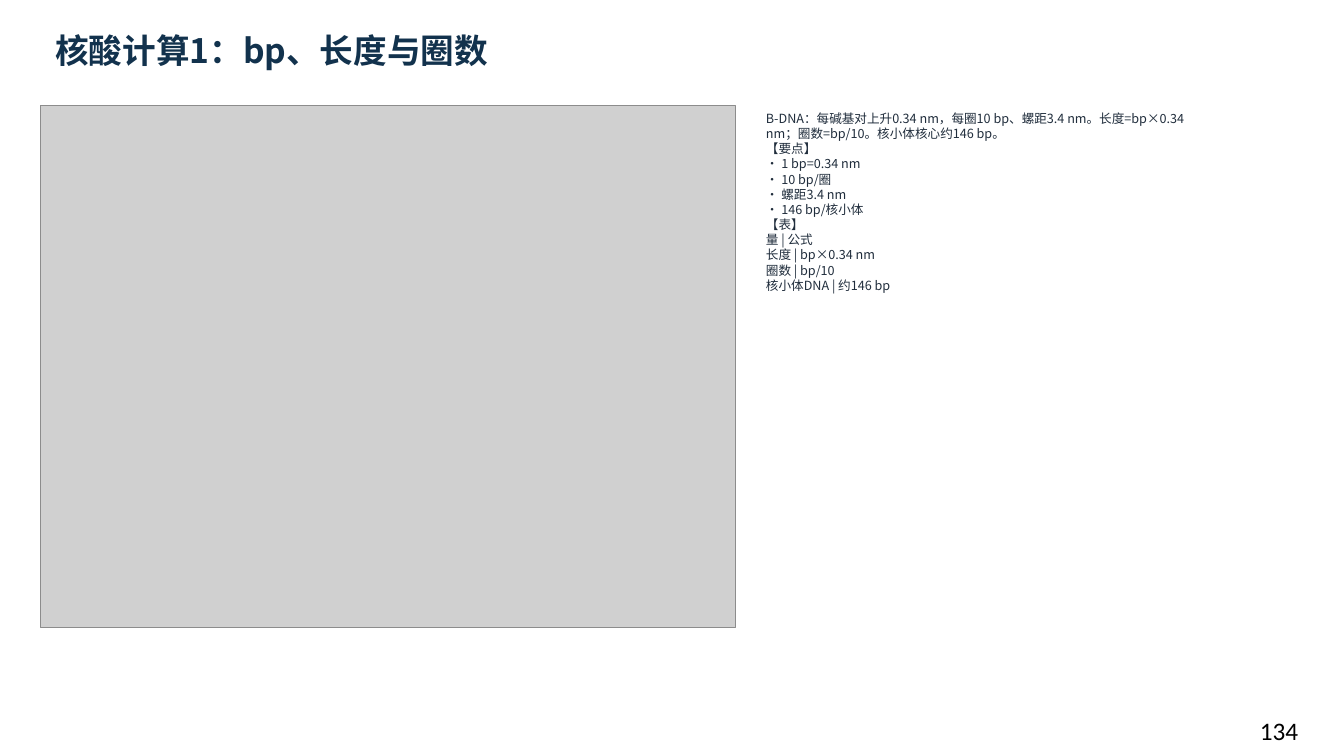
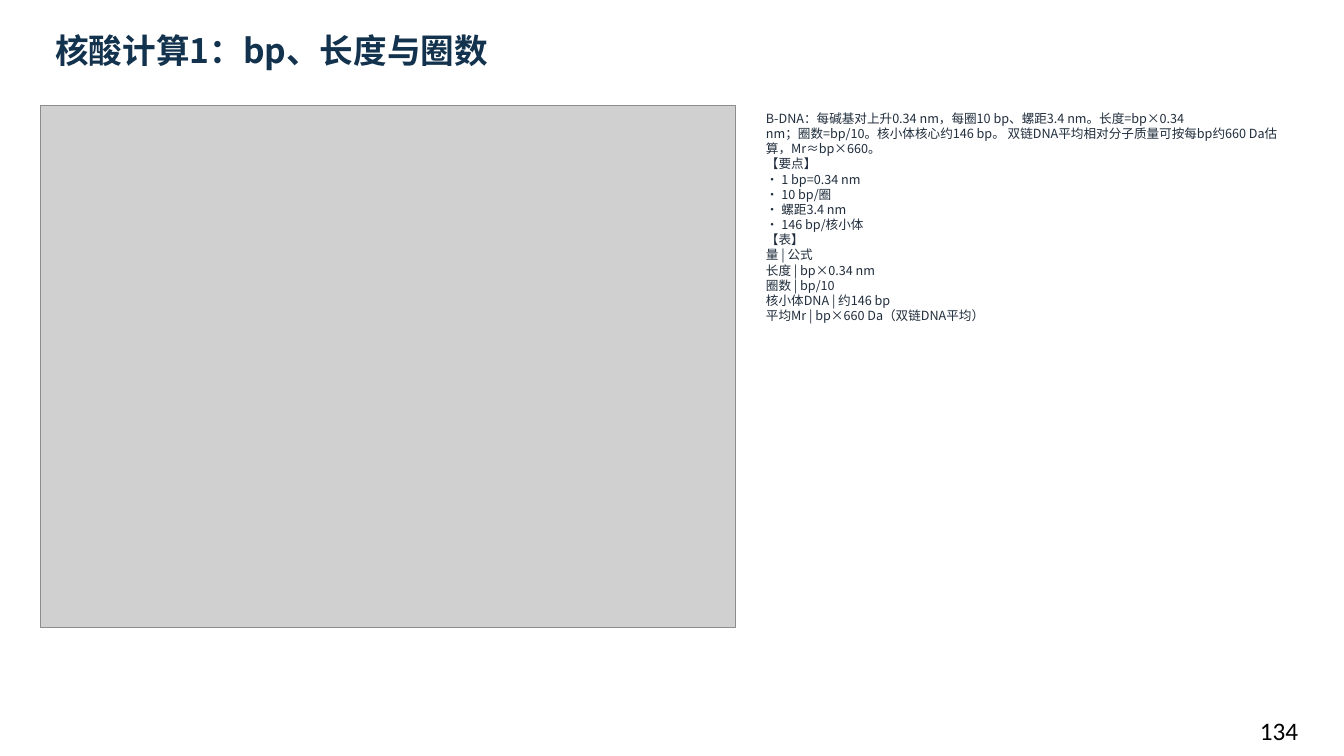
Before and after one commit to newkan-li/Biochemistry, a slide deck: slide 134 of downloads/bc11-ai-style.pptx. Drawn at 1344x756 pixels with LibreOffice and Linux fonts; fonts in the diff are those of the drawing; grey boxes stand for pictures. Boxes give left, top, right and bottom in pixels: in the first picture for what was removed or moved away, otherwise in the second. Text is boxed around its words. In the diff, an @@ line names an element or a change of style, - is before the commit and + after.

```diff
--- a/downloads/bc11-ai-style.pptx
+++ b/downloads/bc11-ai-style.pptx
@@ text at bbox=[766, 112, 1246, 323]: text changed @@
-B-DNA：每碱基对上升0.34 nm，每圈10 bp、螺距3.4 nm。长度=bp×0.34 nm；圈数=bp/10。核小体核心约146 bp。
-【要点】
-• 1 bp=0.34 nm
-• 10 bp/圈
-• 螺距3.4 nm
-• 146 bp/核小体
-【表】
-量 | 公式
-长度 | bp×0.34 nm
-圈数 | bp/10
-核小体DNA | 约146 bp
+B-DNA：每碱基对上升0.34 nm，每圈10 bp、螺距3.4 nm。长度=bp×0.34 nm；圈数=bp/10。核小体核心约146 bp。 双链DNA平均相对分子质量可按每bp约660 Da估算，Mr≈bp×660。
+【要点】
+• 1 bp=0.34 nm
+• 10 bp/圈
+• 螺距3.4 nm
+• 146 bp/核小体
+【表】
+量 | 公式
+长度 | bp×0.34 nm
+圈数 | bp/10
+核小体DNA | 约146 bp
+平均Mr | bp×660 Da（双链DNA平均）
```
Also in this commit, not shown: 1 other slide changed, 6 other files.
